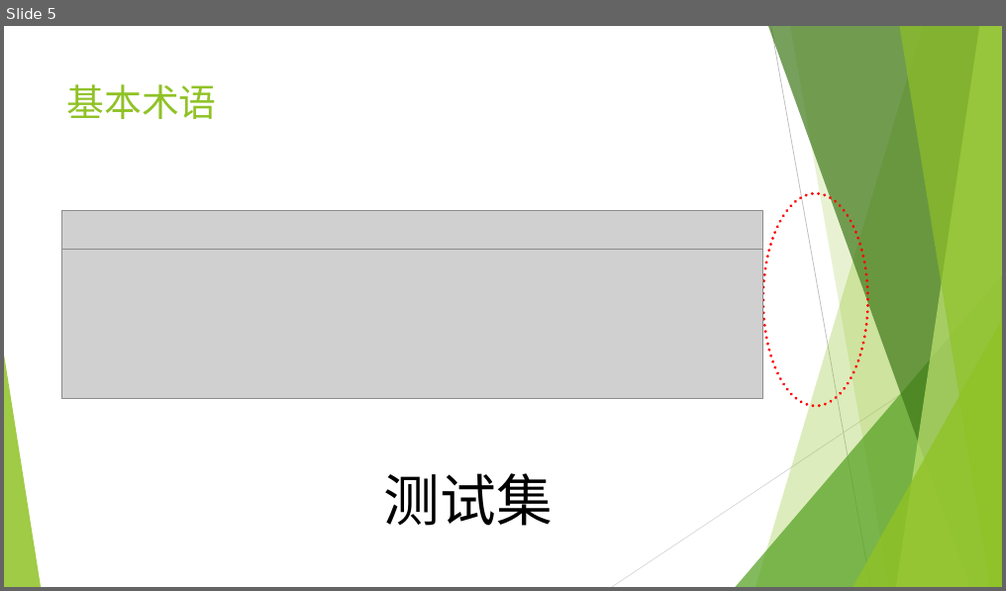
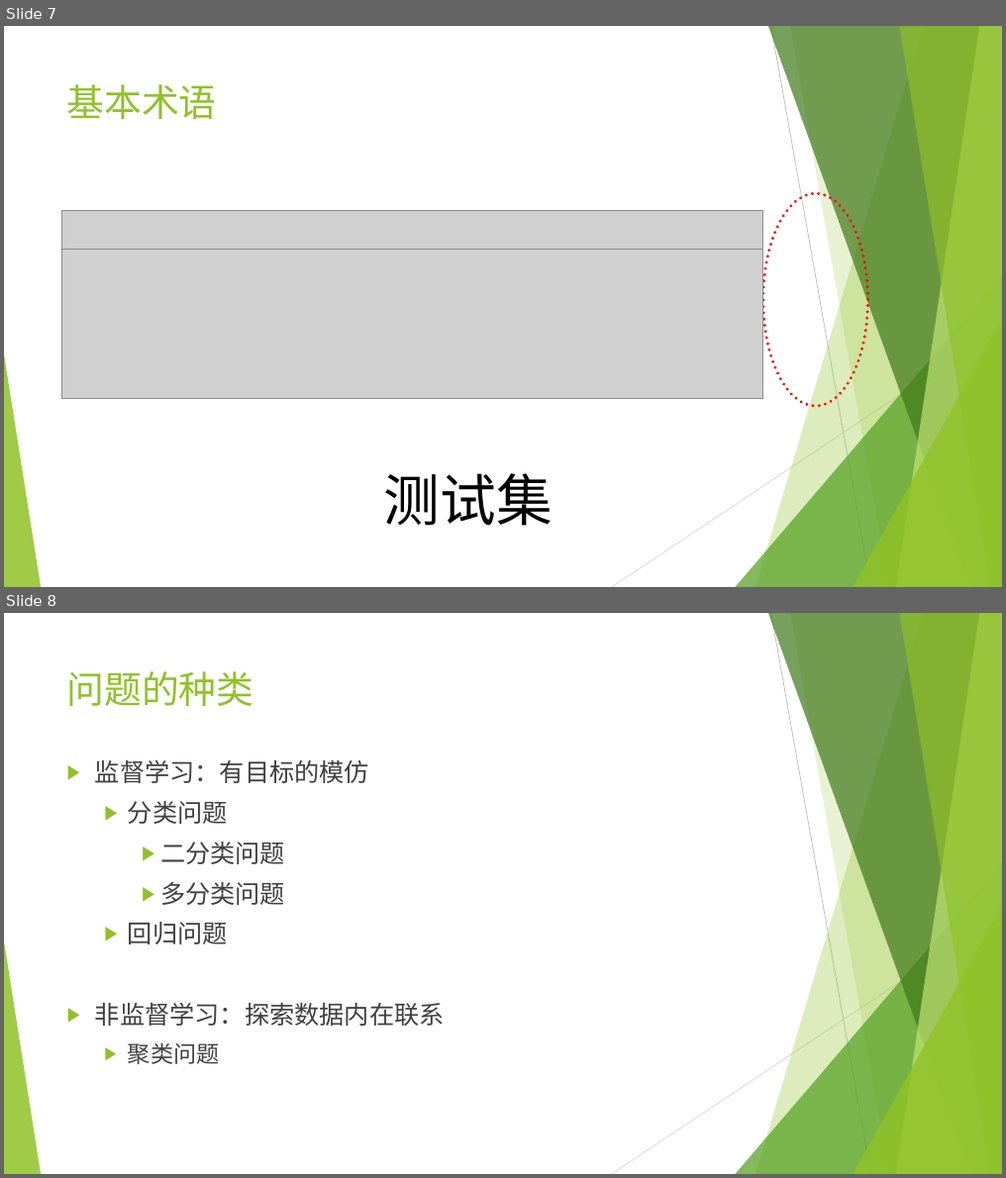
Before and after one commit to icsnju/I2EC, a slide deck: Finance/机器学习在金融行业的应用.pptx. Shown one above the other, each under a label of ours: slide 5 before the commit, slides 7 and 8 after it. The pictures are 1006x591 and 1006x1178 pixels, drawn with LibreOffice and Linux fonts; fonts in the diff are those of the drawing; grey boxes stand for pictures. Boxes give left, top, right and bottom in pixels: in the first picture for what was removed or moved away, otherwise in the second. Text is boxed around its words. In the diff, an @@ line names an element or a change of style, - is before the commit and + after.

```diff
--- a/Finance/机器学习在金融行业的应用.pptx
+++ b/Finance/机器学习在金融行业的应用.pptx
@@ slide 8 added at (4, 613, 1002, 1174), background #FFFFFF; not listed: 10 template elements that a slide beside it also shows @@
@@ title added at (67, 671, 254, 706), 36 pt, text #90C226 @@
+问题的种类
@@ text added at (95, 761, 445, 1064), 24 pt, text #404040 @@
+▶ 监督学习：有目标的模仿
+  ▶ 分类问题
+    ▶ 二分类问题
+    ▶ 多分类问题
+  ▶ 回归问题
+▶ 非监督学习：探索数据内在联系
+  ▶ 聚类问题
@@ what was slide 5 is now slide 7 @@
```
Also in this commit, not shown: 3 slides changed, 14 other slides added, 9 slides removed.
